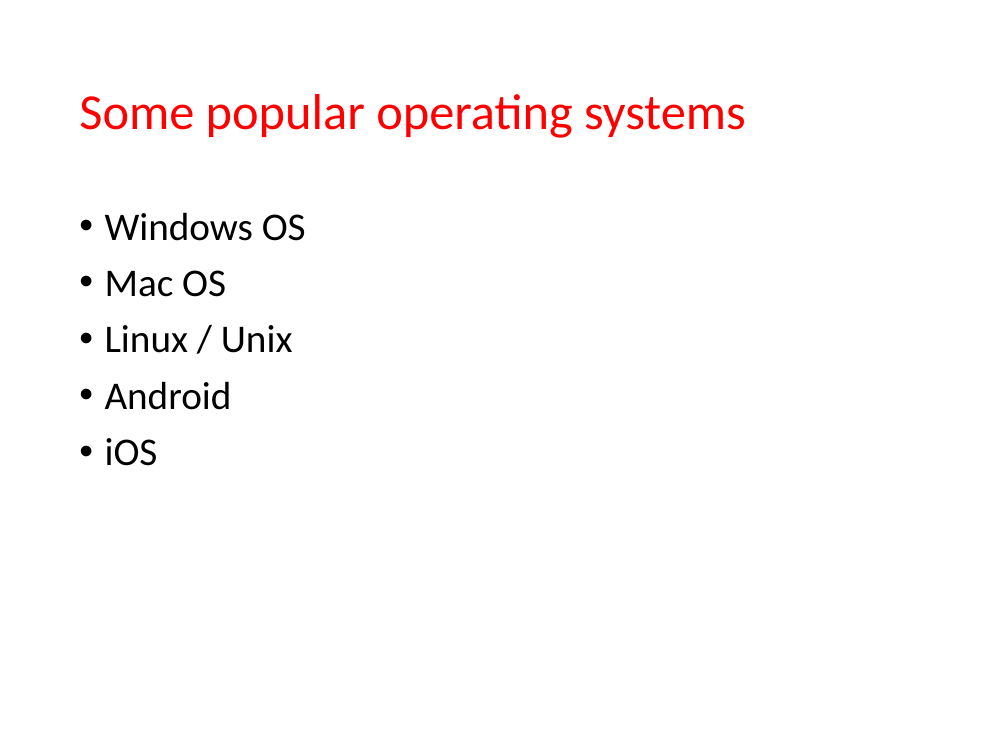
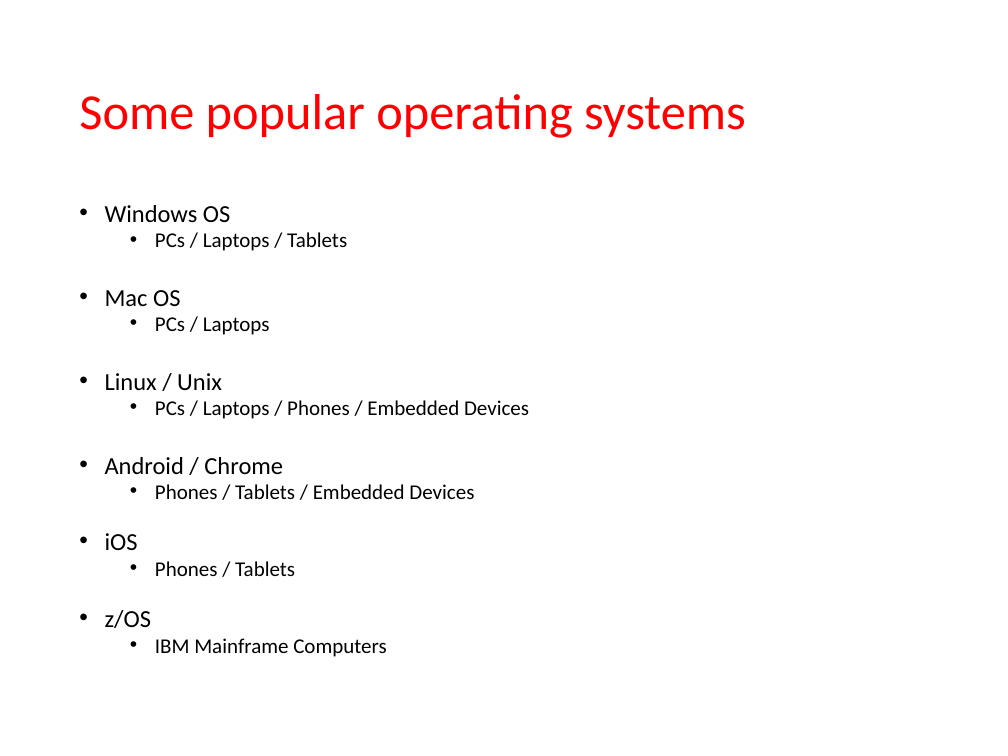
Before and after one commit to Greg5519/ICS3C0, a slide deck: slide 8 of Topic A Computer Systems/A.6 Lesson - Operating Systems.pptx (slide 7 before the commit). Drawn at 1008x756 pixels with LibreOffice and Linux fonts; fonts in the diff are those of the drawing. Boxes give left, top, right and bottom in pixels: in the first picture for what was removed or moved away, otherwise in the second. Text is boxed around its words. In the diff, an @@ line names an element or a change of style, - is before the commit and + after.

```diff
--- a/Topic A Computer Systems/A.6 Lesson - Operating Systems.pptx
+++ b/Topic A Computer Systems/A.6 Lesson - Operating Systems.pptx
@@ text at [105, 205, 230, 550]: size 28 to 17.5 pt in "Windows OS", "Mac OS", "Linux / Unix", "iOS"; line spacing 0.9 to 0.7 @@
@@ text at [155, 232, 347, 251]: paragraph added @@
+  • PCs / Laptops / Tablets
@@ text at [155, 317, 270, 335]: paragraph added @@
+  • PCs / Laptops
@@ text at [105, 400, 529, 499]: text changed; size 28 to 15 pt @@
-• Android
+  • PCs / Laptops / Phones / Embedded Devices
+• Android / Chrome
+  • Phones / Tablets / Embedded Devices
@@ text at [105, 561, 386, 657]: paragraphs added @@
+  • Phones / Tablets
+• z/OS
+  • IBM Mainframe Computers
```
Also in this commit, not shown: 1 other slide changed, 1 slide added, 2 other files.
